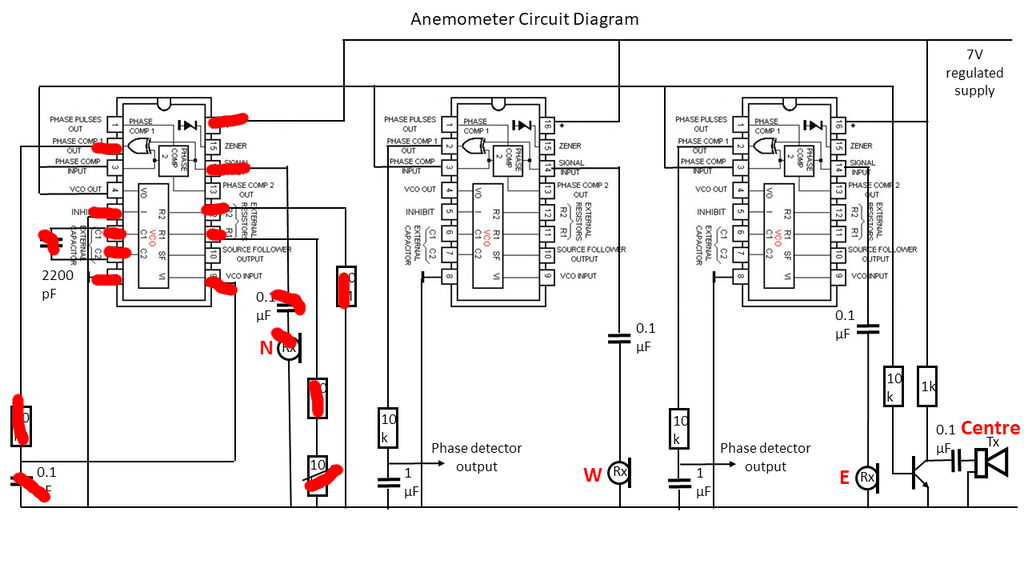
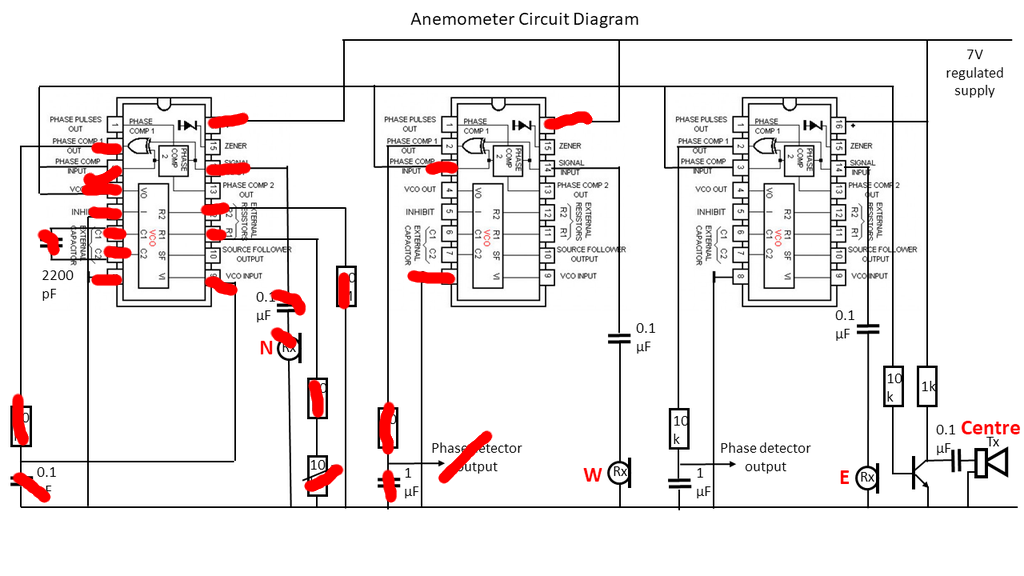
Comparing the layer stacks of the two 1024x576 images. Changes:
painted on "Layer" over [81, 111, 593, 503]
